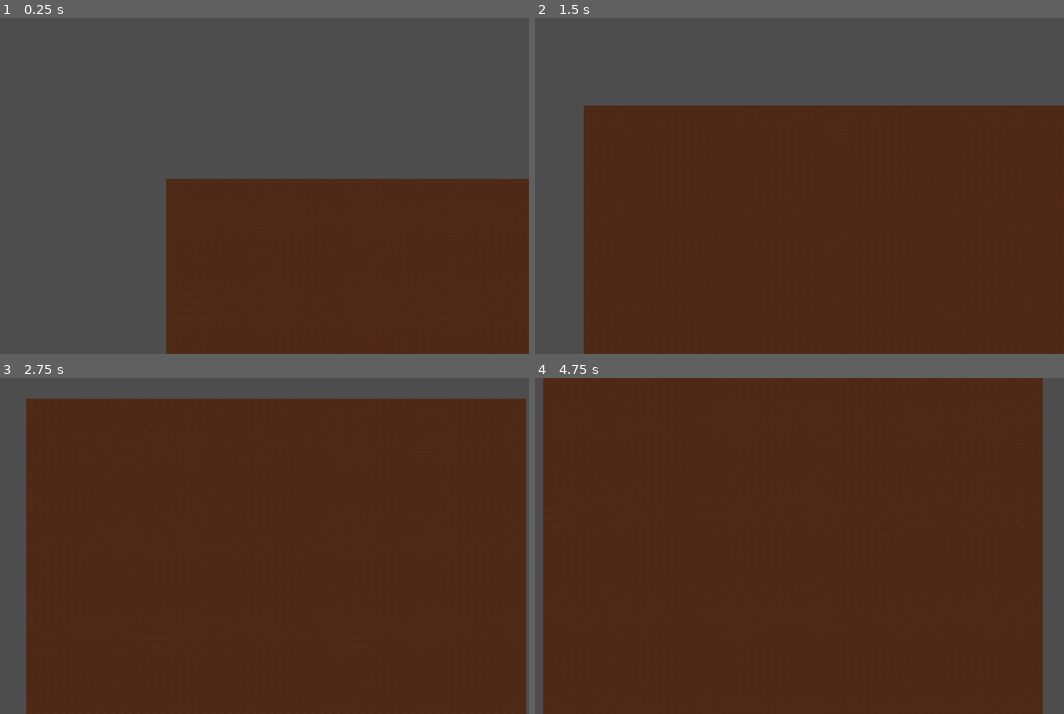
Above: before the commit, frames 1-4 (two rows, left to right).
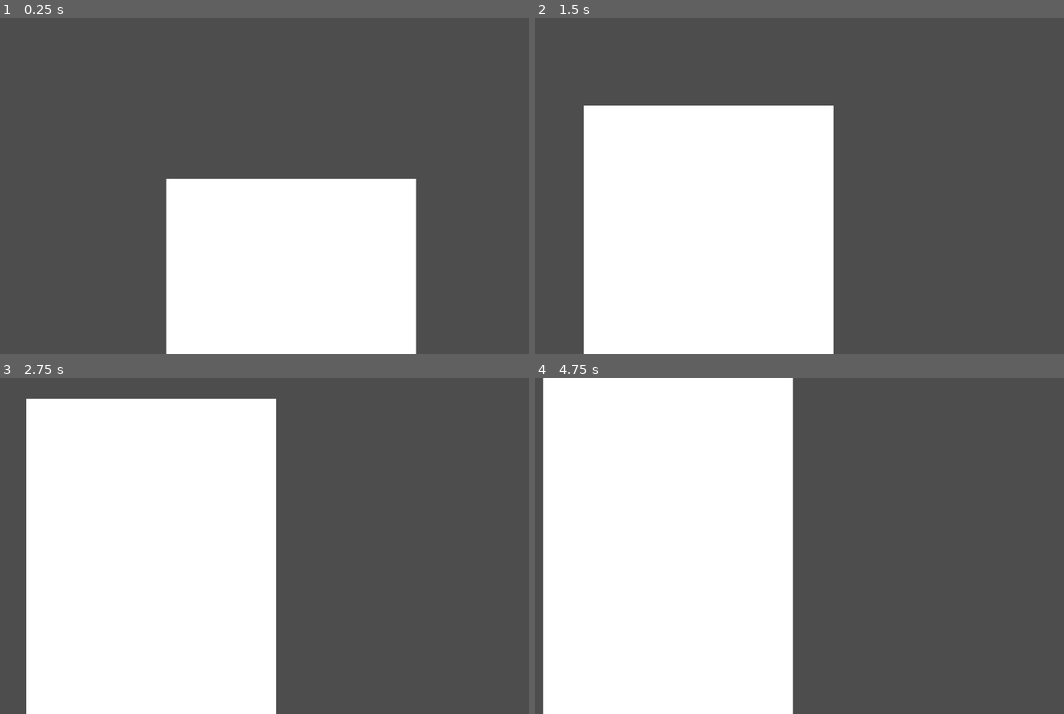
Above: after the commit, the same moments.

Repository: F1ejm/Bratislava_GameJam
Game: Godot game, scene res://Main/Main.tscn
Two runs of this game, one before a commit and one after it. Both use one fixed random seed, a clock stepped at 60 frames per second and the inputs below.
Inputs (mouse positions are in pixels of both pictures, inside the frame that each line leads up to):
- Up to frame 1 (0.25 s): no input
- Up to frame 2 (1.5 s): move the mouse to (894, 169) at 0.52 s; move the mouse to (646, 202) at 1.27 s
- Up to frame 3 (2.75 s): move the mouse to (290, 472) at 2.02 s
- Up to frame 4 (4.75 s): move the mouse to (736, 613) at 2.77 s; tap Enter at 3.5 s; move the mouse to (942, 596) at 3.52 s; tap Space at 4.25 s; move the mouse to (582, 495) at 4.27 s

The runs differ from the first frame. In frame 1, 36% of the frame differs, in the area x 31-100%, y 47-100%; in frame 2, 67%; in frame 3, 89%; in frame 4, 95%, in the area x 1-97%, y 0-100%.

Commit message:
trail layer id change

Diff:
--- a/Main/Main.tscn
+++ b/Main/Main.tscn
@@ -7,6 +7,7 @@
 [node name="Main" type="Node2D" unique_id=2043031081]
 
 [node name="background" parent="." unique_id=2010711369 node_paths=PackedStringArray("player") instance=ExtResource("3_amygn")]
+visible = false
 player = NodePath("../Miner")
 
 [node name="Trail" parent="." unique_id=368303599 node_paths=PackedStringArray("player") instance=ExtResource("1_lxy7q")]
--- a/background/Trails/Trail.gd
+++ b/background/Trails/Trail.gd
@@ -6,23 +6,23 @@
 @export var player : CharacterBody2D
 
 var hight:=  60
-var width:= 60
+var width:= 30
 
 func _process(delta: float) -> void:
 	for h in hight:
-			for w in width:
-				tile.set_cell(0,Vector2i(w,player.position.y+h+50),0,Vector2(1,1),0)
+		for w in width:
+			tile.set_cell(0,Vector2i(w,player.position.y+h+50),2,Vector2(0,0),0)
 	var clicked_cell = tile.local_to_map(tile.get_local_mouse_position())
 	var data = tile.get_cell_tile_data(0, clicked_cell)
 	if data:
-		print(data.get_custom_data("Marek"))
+		#print(data.get_custom_data("Marek"))
+		pass
 	else:
 		pass
 
 
 func _ready() -> void:
 	global_position = Vector2(0,0)
-	player.position.x = 500
 	for h in hight:
 		for w in width:
-			tile.set_cell(0,Vector2i(w,h),0,Vector2(1,1),0)
+			tile.set_cell(0,Vector2i(w,h),2,Vector2(1,1),0)
--- a/background/Trails/Trail.tscn
+++ b/background/Trails/Trail.tscn
@@ -1,10 +1,23 @@
 [gd_scene format=3 uid="uid://dlwqgq3s82vfb"]
 
 [ext_resource type="Script" uid="uid://d31ihke7lpypw" path="res://background/Trails/Trail.gd" id="1_fy6wo"]
+[ext_resource type="Texture2D" uid="uid://xq7dhec046le" path="res://grafiki/Sprite-0001.png" id="1_v51hn"]
+
+[sub_resource type="TileSetAtlasSource" id="TileSetAtlasSource_cwp5f"]
+texture = ExtResource("1_v51hn")
+0:0/0 = 0
+1:0/0 = 0
+2:0/0 = 0
+3:0/0 = 0
+0:1/0 = 0
+1:1/0 = 0
+2:1/0 = 0
+3:1/0 = 0
 
 [sub_resource type="TileSet" id="TileSet_w8d6i"]
 custom_data_layer_0/name = "Marek"
 custom_data_layer_0/type = 2
+sources/2 = SubResource("TileSetAtlasSource_cwp5f")
 
 [node name="Trail" type="TileMap" unique_id=368303599 node_paths=PackedStringArray("tile")]
 tile_set = SubResource("TileSet_w8d6i")
--- a/background/back/background.gd
+++ b/background/back/background.gd
@@ -2,7 +2,7 @@
 
 @export var tile: TileMap
 @export var player : CharacterBody2D
-@export var marker : Marker2D
+
 
 @export var hight:=  60
 @export var width:= 60
